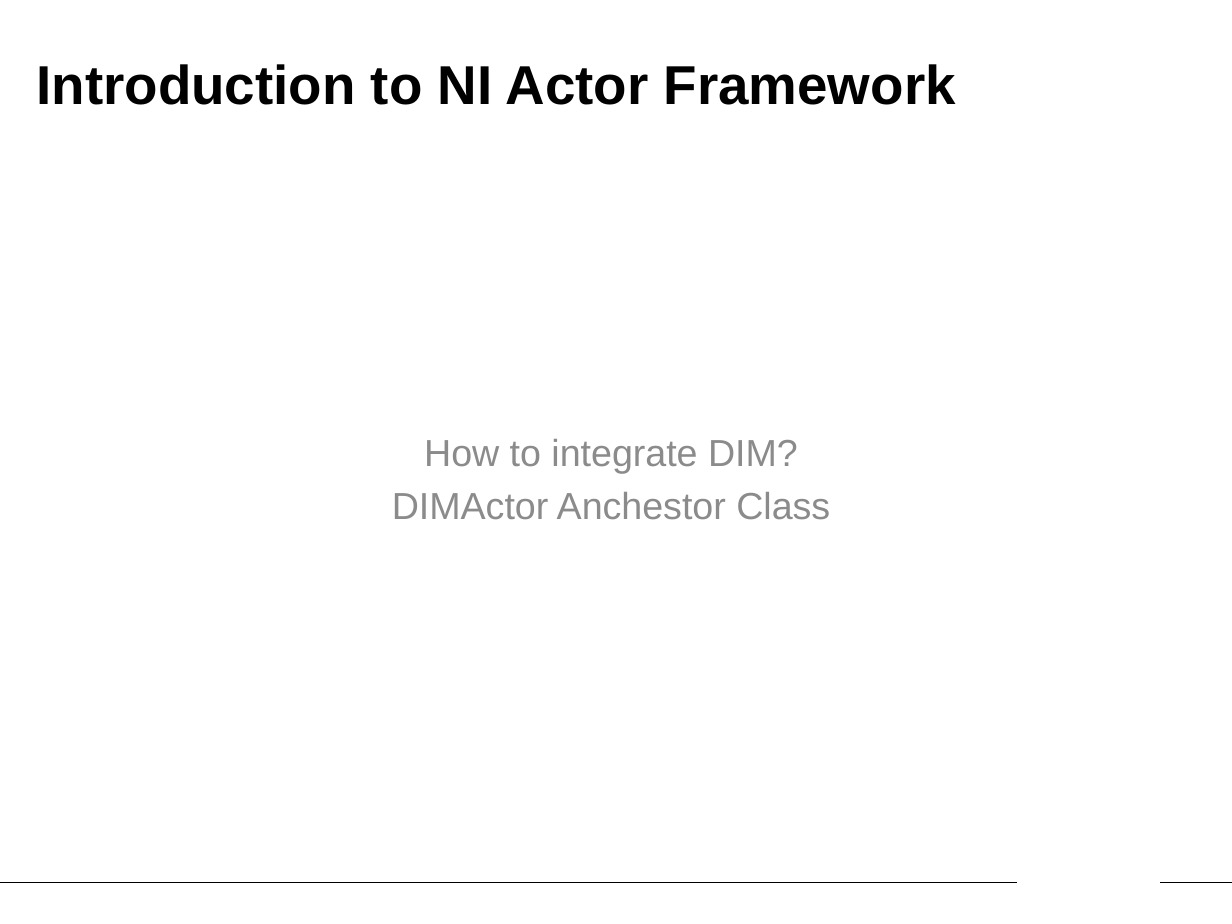
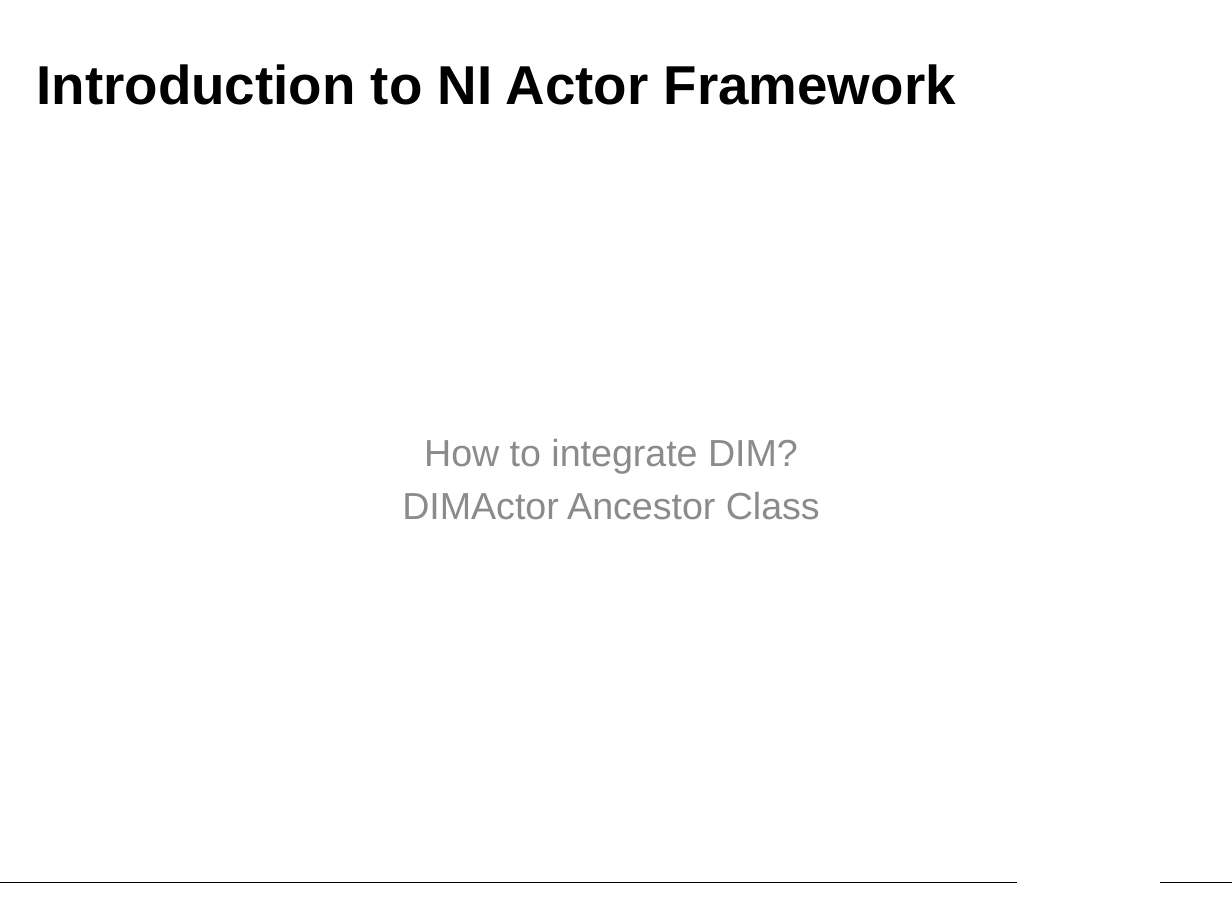
Before and after one commit to HB-GSI/DIMActor, a slide deck: slide 1 of Documentation/NI Actor Framework -DIMActor.pptx. Drawn at 1232x924 pixels with LibreOffice and Linux fonts; fonts in the diff are those of the drawing; background and template pictures are left out. Boxes give left, top, right and bottom in pixels: in the first picture for what was removed or moved away, otherwise in the second. Text is boxed around its words. In the diff, an @@ line names an element or a change of style, - is before the commit and + after.

Commit message:
How to extend exisiting Actor

```diff
--- a/Documentation/NI Actor Framework -DIMActor.pptx
+++ b/Documentation/NI Actor Framework -DIMActor.pptx
@@ subtitle at bbox=[402, 492, 820, 520]: text changed @@
-DIMActor Anchestor Class
+DIMActor Ancestor Class
```
Also in this commit, not shown: 17 other slides changed, 1 slide added.
